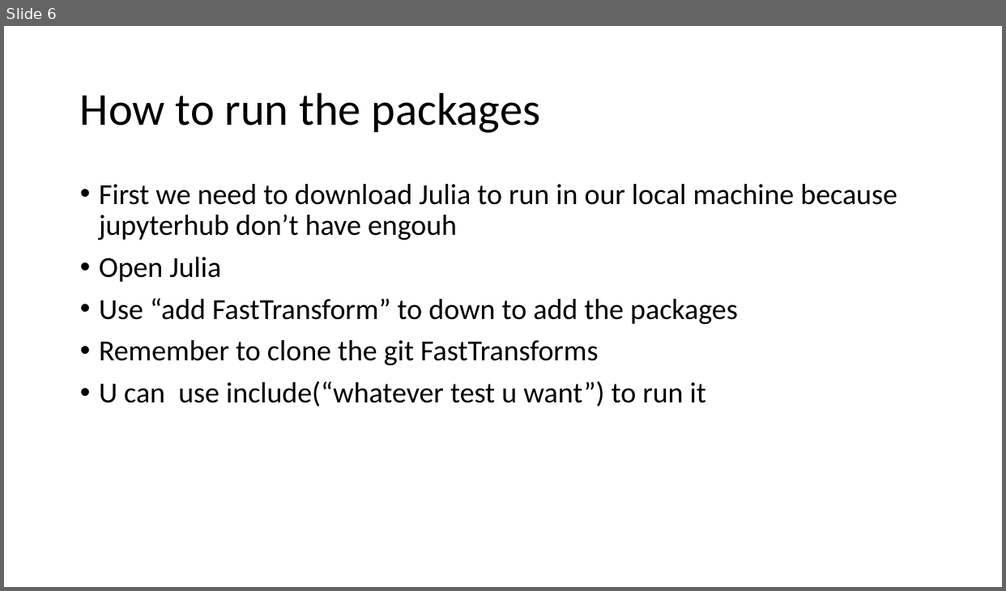
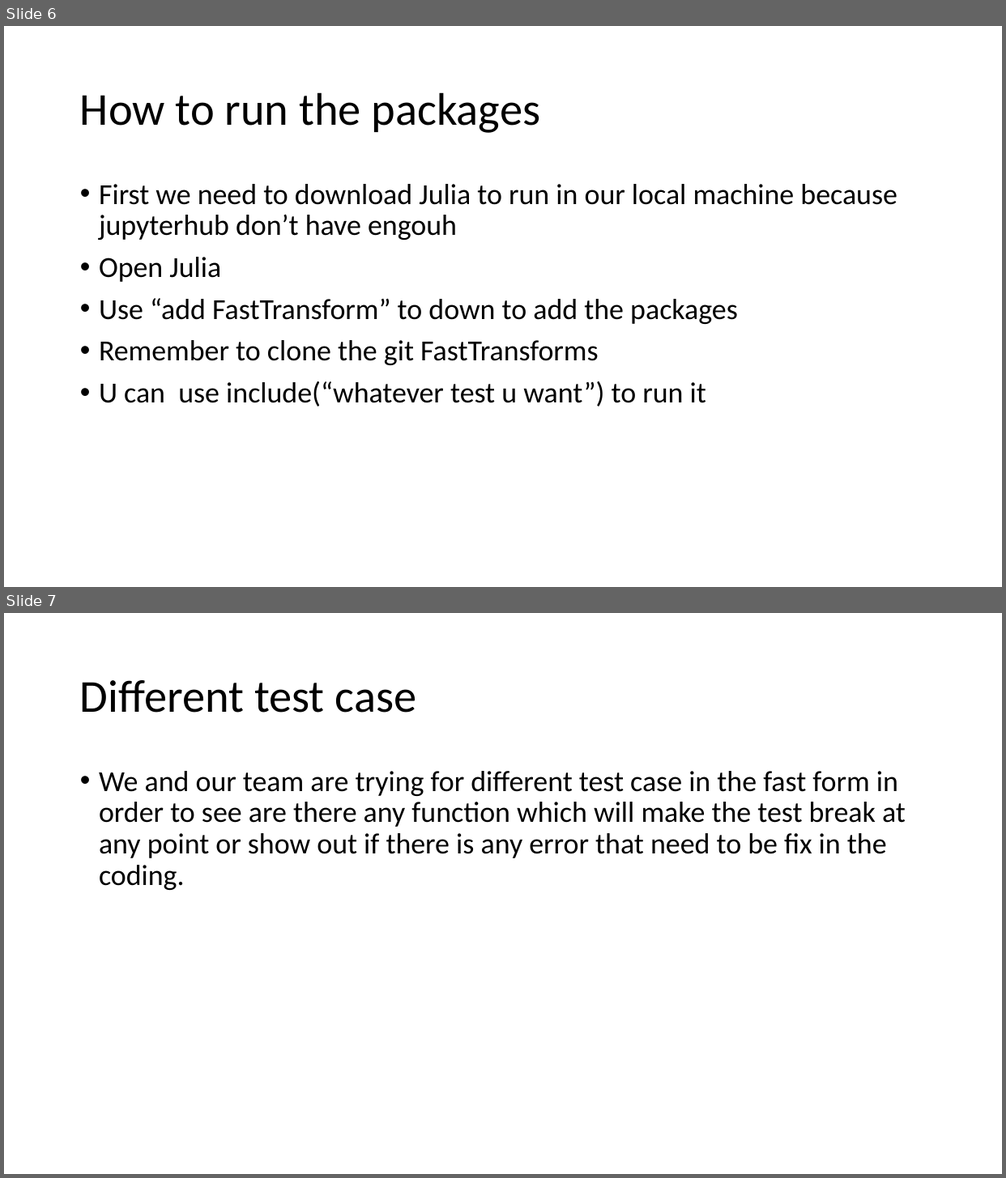
Before and after one commit to cu-numcomp/spring22-project-khoiphan171199, a slide deck: Fast Transform.pptx. Shown one above the other, each under a label of ours: slide 6 before the commit, slides 6 and 7 after it. The pictures are 1006x591 and 1006x1178 pixels, drawn with LibreOffice and Linux fonts; fonts in the diff are those of the drawing. Boxes give left, top, right and bottom in pixels: in the first picture for what was removed or moved away, otherwise in the second. Text is boxed around its words. In the diff, an @@ line names an element or a change of style, - is before the commit and + after.

```diff
--- a/Fast Transform.pptx
+++ b/Fast Transform.pptx
@@ slide 7 added at [4, 613, 1002, 1174], background #FFFFFF @@
@@ title added at [80, 680, 417, 713], 44 pt, text #000000 @@
+Different test case
@@ text added at [99, 771, 906, 890], 28 pt, text #000000 @@
+• We and our team are trying for different test case in the fast form in order to see are there any function which will make the test break at any point or show out if there is any error that need to be fix in the coding.
```
